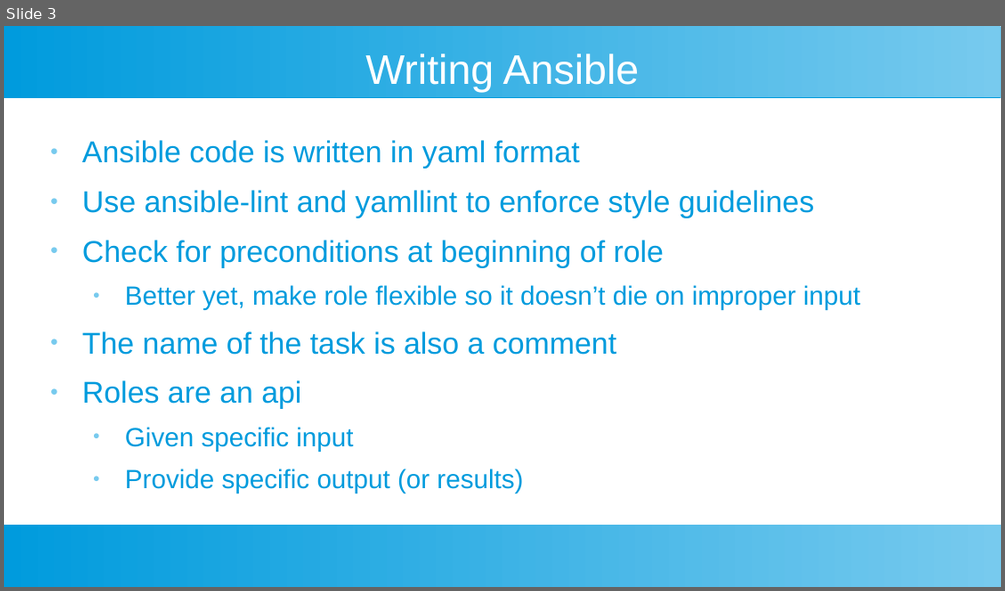
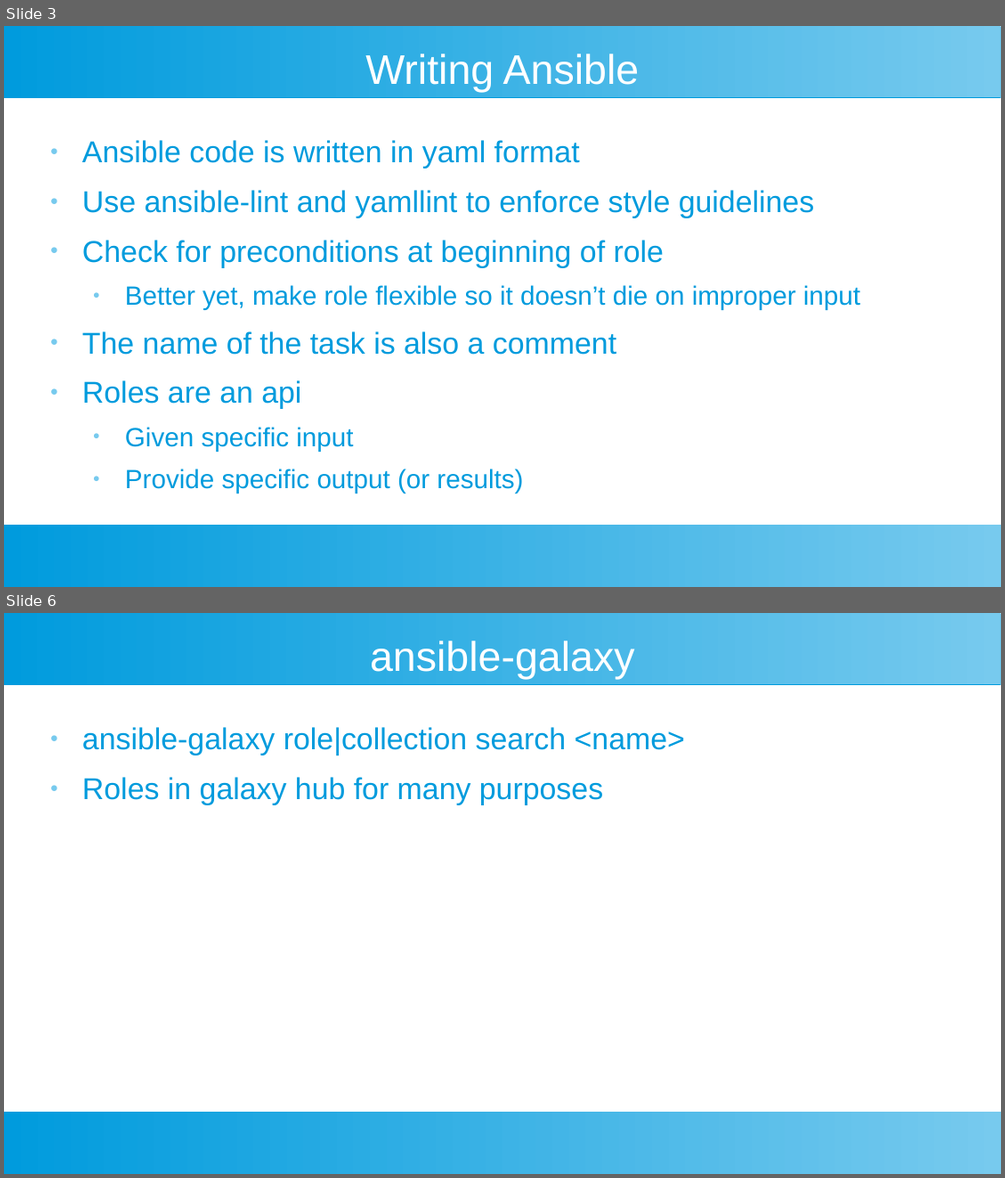
Before and after one commit to riffraff169/ansible-training, a slide deck: docs/ansible-slides.pptx. Shown one above the other, each under a label of ours: slide 3 before the commit, slides 3 and 6 after it; the slides between them are not shown. The pictures are 1005x591 and 1005x1178 pixels, drawn with LibreOffice and Linux fonts; fonts in the diff are those of the drawing. Boxes give left, top, right and bottom in pixels: in the first picture for what was removed or moved away, otherwise in the second. Text is boxed around its words. In the diff, an @@ line names an element or a change of style, - is before the commit and + after.

```diff
--- a/docs/ansible-slides.pptx
+++ b/docs/ansible-slides.pptx
@@ slide 6 added at [4,613,1001,1174], background #FFFFFF; not listed: 2 template elements that a slide beside it also shows @@
@@ text added at [370,641,634,679], 33 pt, text #FFFFFF @@
+ansible-galaxy
@@ text added at [82,727,685,805], 24 pt, text #009BDD @@
+● ansible-galaxy role|collection search <name>
+● Roles in galaxy hub for many purposes
```
Also in this commit, not shown: 4 other slides added, 1 slide removed.
